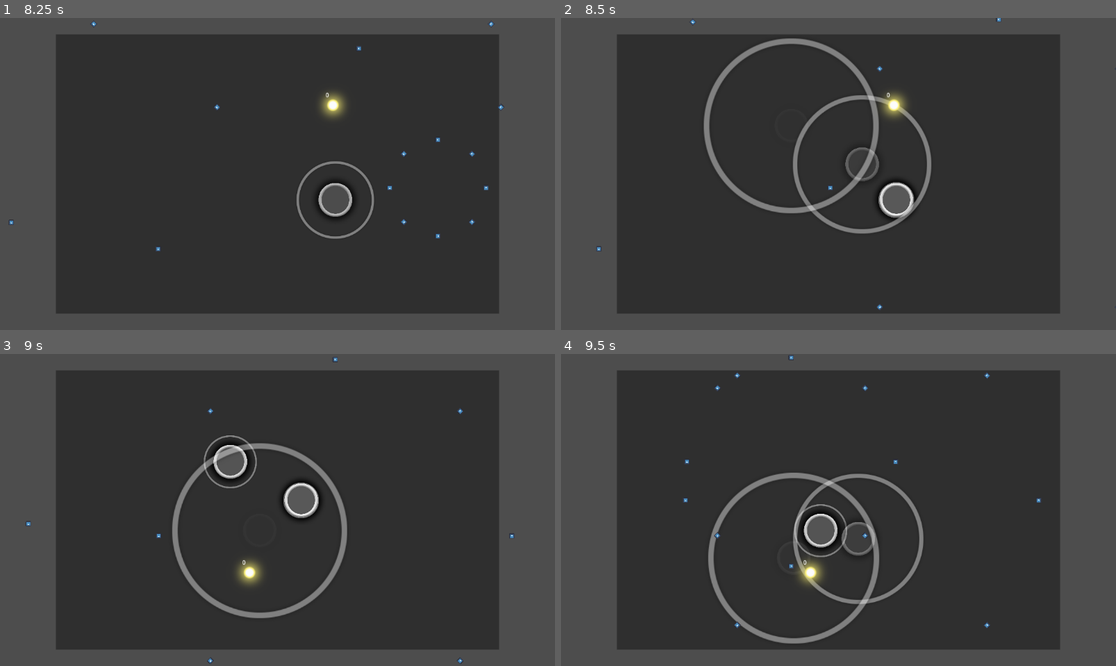
Above: before the commit, frames 1-4 (two rows, left to right).
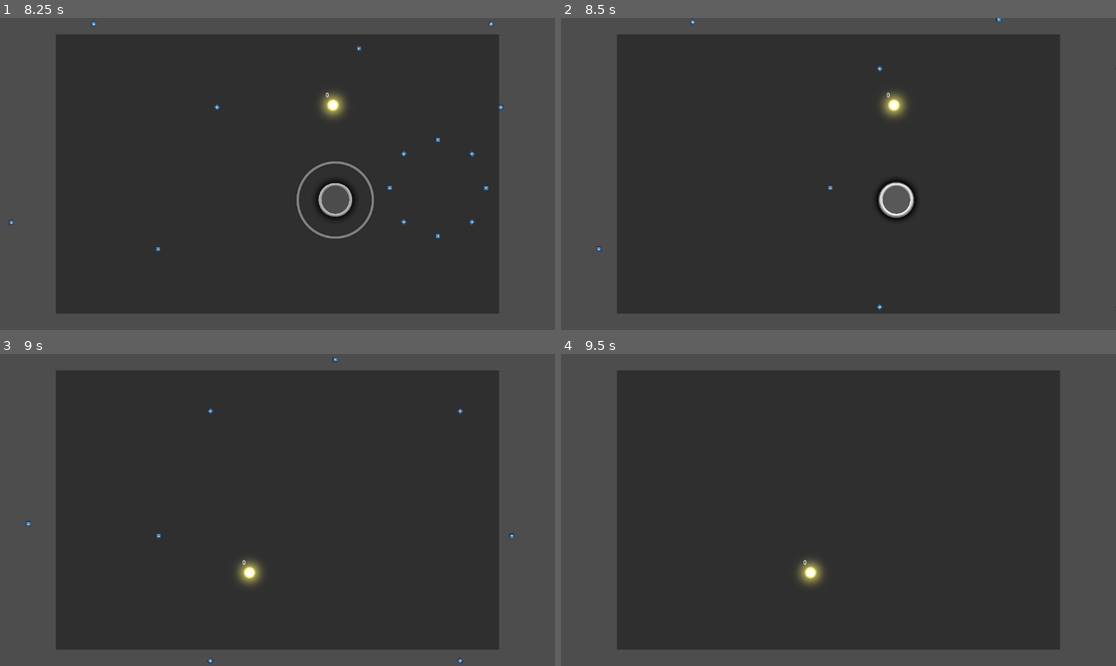
Above: after the commit, the same moments.

Repository: naixsu/Osu-Thingy
Game: Godot game, scene res://Scenes/Main.tscn
The game is run twice, just before and just after one commit, with the same random seed, the same clock (stepped at 60 frames per second) and the same inputs. The engine's default icon, where the game draws it, is replaced by a stand-in: a white triangle on a blue panel in a dark square. Sound files missing from this copy of the repository are replaced by a short silence.
Inputs (mouse positions are in pixels of both pictures, inside the frame that each line leads up to):
- Up to frame 1 (8.25 s): tap Enter at 0.5, 2 s; move the mouse to (399, 158) at 0.52 s; tap Space at 1.25 s; move the mouse to (166, 189) at 1.27 s; move the mouse to (333, 105) at 2.02 s; move the mouse to (249, 236) at 2.77 s; move the mouse to (444, 220) at 3.52 s; move the mouse to (111, 127) at 4.27 s; move the mouse to (305, 174) at 5.02 s; move the mouse to (194, 96) at 5.77 s; move the mouse to (399, 158) at 6.52 s; move the mouse to (166, 189) at 7.27 s; move the mouse to (333, 105) at 8.02 s
- Up to frame 2 (8.5 s): no input
- Up to frame 3 (9 s): move the mouse to (249, 572) at 8.77 s
- Up to frame 4 (9.5 s): no input

Frame 1 is identical in both runs. In frame 2, 3.0% of the frame differs, in the area x 25-67%, y 6-70%; in frame 3, 3.2%; in frame 4, 3.8%, in the area x 22-87%, y 0-93%.

Commit message:
dead

Diff:
--- a/Scripts/Cursor.gd
+++ b/Scripts/Cursor.gd
@@ -5,15 +5,26 @@
 @onready var audio = $AudioStreamPlayer2D
 @onready var hitTimer = $HitTimer
 @onready var healthLabel = $HealthLabel
+@onready var collision = $Area2D/CollisionShape2D
 
+signal dead
 
 var health : int = 100
+var isDead : bool = false
 
 func _process(_delta):
 	healthLabel.text = str(health)
+
+	if not isDead:
+		check_if_dead()
 
 func handle_hit(dmg: int) -> void:
 	health -= dmg
 
 func restore_health(hp: int) -> void:
 	health += hp
+
+func check_if_dead() -> void:
+	if health <= 0:
+		collision.disabled = true
+		dead.emit()
--- a/Scripts/Main.gd
+++ b/Scripts/Main.gd
@@ -32,11 +32,13 @@
 var sliderObj : Dictionary
 var hitObjStart : float = 588.0
 var cursor : Node2D
+var isDead : bool = false
 
 # Called when the node enters the scene tree for the first time.
 func _ready():
 	Input.set_mouse_mode(Input.MOUSE_MODE_HIDDEN)
 	cursor = Cursor.instantiate()
+	cursor.connect("dead", dead)
 	add_child(cursor)
 	var i = 1
 	var mp3 : AudioStream = beatmaps[i].mp3
@@ -60,6 +62,9 @@
 func _physics_process(delta):
 	#print(songTimer.time_left)
 
+	if isDead:
+		audio.stop()
+		return
 
 
 	if index >= metadata["HitObjects"].size():
@@ -308,10 +313,14 @@
 	return Vector2(x + offset.x, y + offset.y)
 
 ## Update cursor position and clamps it based on the playArea
-func update_cursor_position():
+func update_cursor_position() -> void:
 	cursor.position = get_viewport().get_mouse_position()
 	#cursor.position.x = clamp(cursor.position.x, 116, playArea.x + 116)
 	#cursor.position.y = clamp(cursor.position.y, 34, playArea.y + 34)
 
+func dead() -> void:
+	isDead = true
+
+
 
 #endregion
